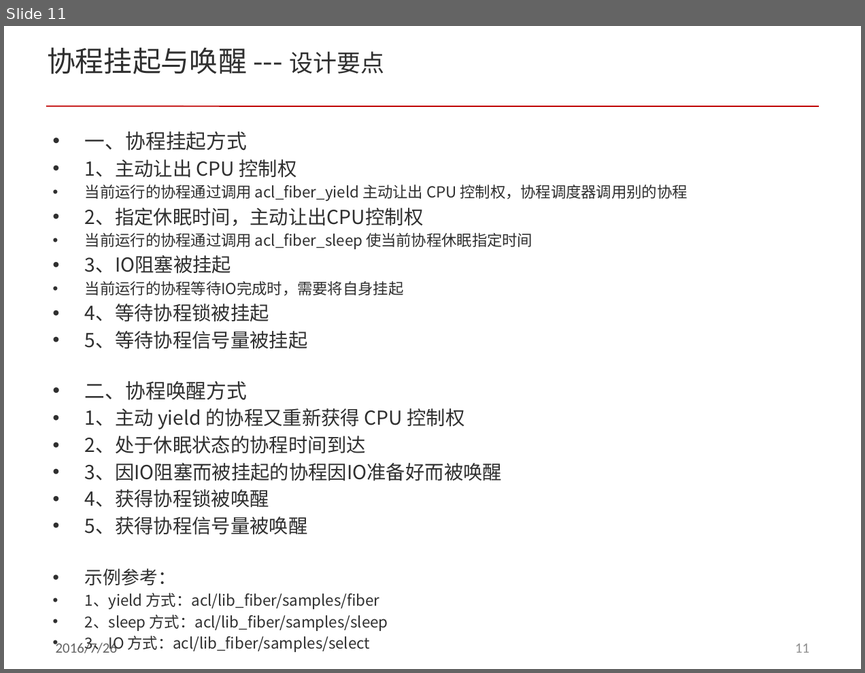
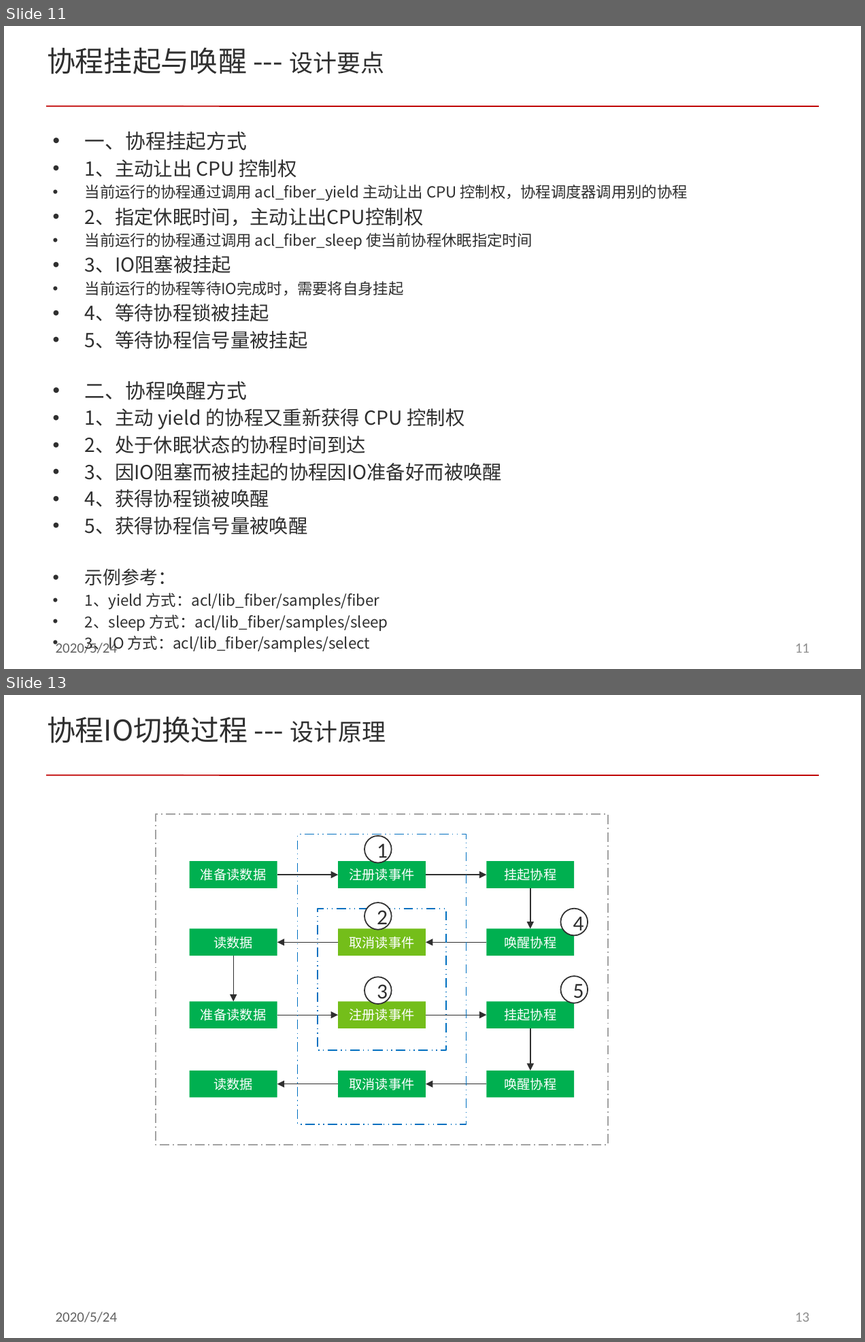
Before and after one commit to acl-dev/acl, a slide deck: doc/acl_fiber.pptx. Shown one above the other, each under a label of ours: slide 11 before the commit, slides 11 and 13 after it; the slides between them are not shown. The pictures are 865x673 and 865x1342 pixels, drawn with LibreOffice and Linux fonts; fonts in the diff are those of the drawing; background and template pictures are left out. Boxes give left, top, right and bottom in pixels: in the first picture for what was removed or moved away, otherwise in the second. Text is boxed around its words. In the diff, an @@ line names an element or a change of style, - is before the commit and + after.

```diff
--- a/doc/acl_fiber.pptx
+++ b/doc/acl_fiber.pptx
@@ slide 13 added at [4,695,861,1338], background #FFFFFF; not listed: 3 template elements that a slide beside it also shows @@
@@ title added at [47,716,385,743], 24 pt, text #303030 @@
+协程IO切换过程 --- 设计原理
@@ rectangle added at [156,814,608,1145], outline #A2A2A2 1 pt dashed @@
@@ rectangle added at [298,834,466,1124], outline #0070C0 1 pt dashed @@
@@ ellipse added at [364,836,392,862], fill #FFFFFF, outline #2F2F2F 1 pt, 18 pt, text #2F2F2F @@
+1
@@ rectangle added at [190,861,277,888], fill #00B050, 11 pt, text #FFFFFF @@
+准备读数据
@@ arrow added from (277, 875) to (338, 875), #2F2F2F 0.75 pt @@
@@ rectangle added at [338,861,426,888], fill #00B050, 11 pt, text #FFFFFF @@
+注册读事件
@@ arrow added from (426, 875) to (486, 875), #2F2F2F 0.75 pt @@
@@ rectangle added at [486,861,574,888], fill #00B050, 11 pt, text #FFFFFF @@
+挂起协程
@@ arrow added from (530, 888) to (530, 929), #2F2F2F 0.75 pt @@
@@ rectangle added at [317,909,446,1050], outline #0070C0 1 pt dashed @@
@@ ellipse added at [364,902,392,929], fill #FFFFFF, outline #2F2F2F 1 pt, 18 pt, text #2F2F2F @@
+2
@@ ellipse added at [561,909,587,935], fill #FFFFFF, outline #2F2F2F 1 pt, 18 pt, text #2F2F2F @@
+4
@@ rectangle added at [190,929,277,955], fill #00B050, 11 pt, text #FFFFFF @@
+读数据
@@ rectangle added at [338,929,426,955], fill #74BE1A, 11 pt, text #FFFFFF @@
+取消读事件
@@ rectangle added at [486,929,574,955], fill #00B050, 11 pt, text #FFFFFF @@
+唤醒协程
@@ arrow added from (234, 955) to (234, 1001), #2F2F2F 0.75 pt @@
@@ arrow added from (338, 942) to (277, 942), #2F2F2F 0.75 pt @@
@@ arrow added from (486, 942) to (426, 942), #2F2F2F 0.75 pt @@
@@ ellipse added at [364,977,392,1004], fill #FFFFFF, outline #2F2F2F 1 pt, 18 pt, text #2F2F2F @@
+3
@@ ellipse added at [561,976,587,1002], fill #FFFFFF, outline #2F2F2F 1 pt, 18 pt, text #2F2F2F @@
+5
@@ rectangle added at [190,1001,277,1028], fill #00B050, 11 pt, text #FFFFFF @@
+准备读数据
@@ arrow added from (277, 1015) to (338, 1015), #2F2F2F 0.75 pt @@
@@ rectangle added at [338,1001,426,1028], fill #74BE1A, 11 pt, text #FFFFFF @@
+注册读事件
@@ arrow added from (426, 1015) to (486, 1015), #2F2F2F 0.75 pt @@
@@ rectangle added at [486,1001,574,1028], fill #00B050, 11 pt, text #FFFFFF @@
+挂起协程
@@ arrow added from (530, 1028) to (530, 1070), #2F2F2F 0.75 pt @@
@@ rectangle added at [190,1070,277,1097], fill #00B050, 11 pt, text #FFFFFF @@
+读数据
@@ rectangle added at [338,1070,426,1097], fill #00B050, 11 pt, text #FFFFFF @@
+取消读事件
@@ rectangle added at [486,1070,574,1097], fill #00B050, 11 pt, text #FFFFFF @@
+唤醒协程
@@ arrow added from (338, 1084) to (277, 1084), #2F2F2F 0.75 pt @@
@@ arrow added from (486, 1084) to (426, 1084), #2F2F2F 0.75 pt @@
@@ slide 11 changed as well @@
@@ text at [56,640,118,653]: text changed @@
-2016/7/26
+2020/5/24
```
Also in this commit, not shown: 28 other slides changed, 7 other slides added, 1 slide removed.
